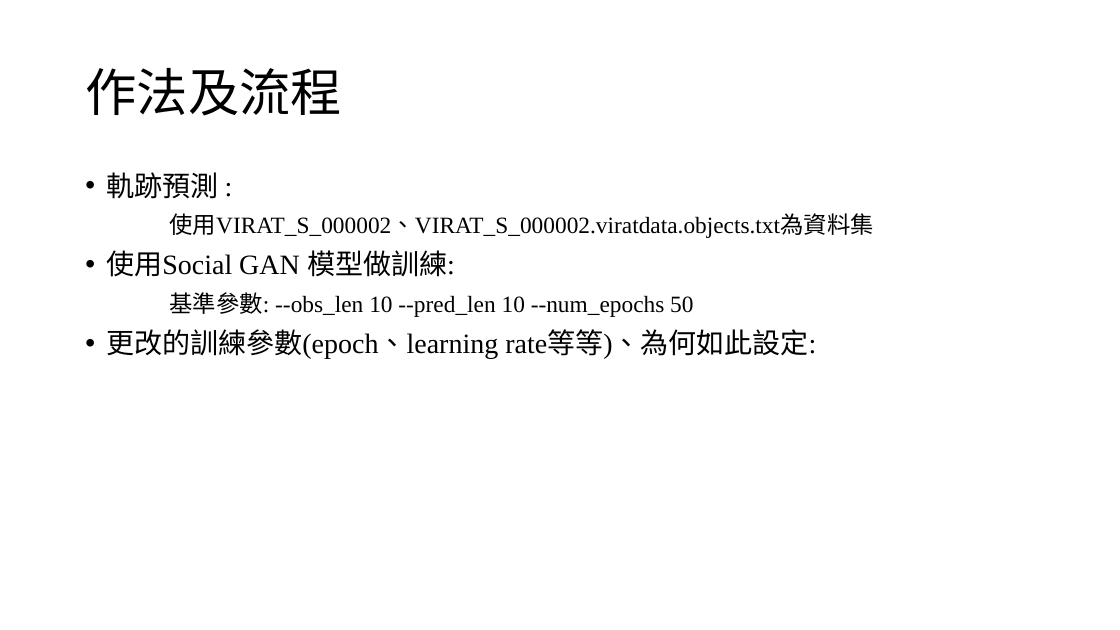
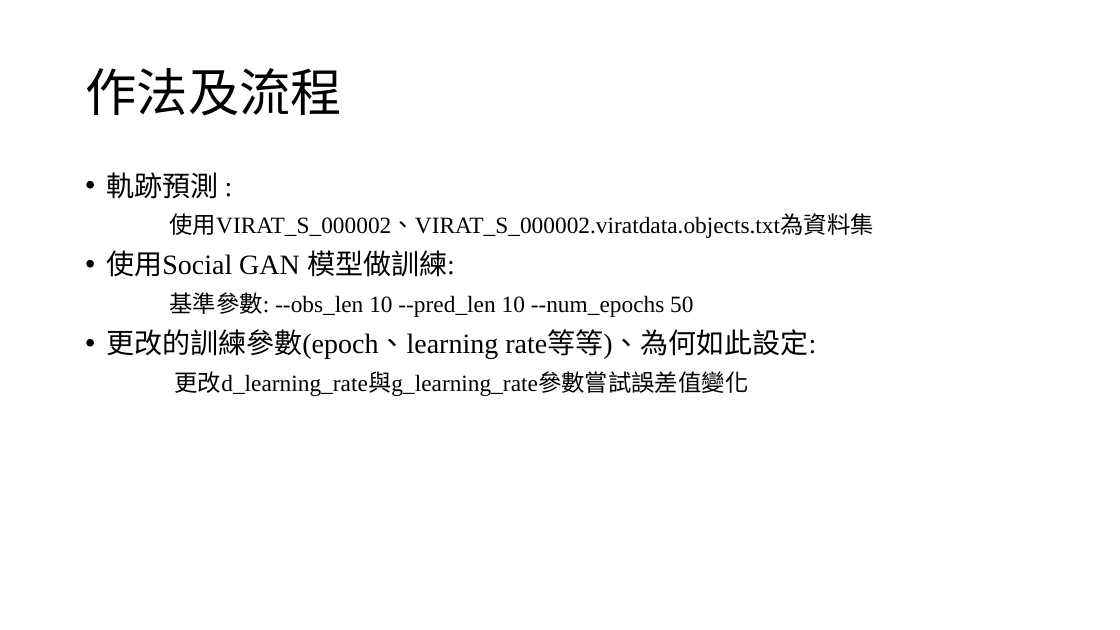
Before and after one commit to lohsuan/Multimedia-Tech, a slide deck: slide 2 of 期末專案_第三組_小組報告/期末專案_第三組_小組報告.pptx. Drawn at 1120x630 pixels with LibreOffice and Linux fonts; fonts in the diff are those of the drawing; background and template pictures are left out. Boxes give left, top, right and bottom in pixels: in the first picture for what was removed or moved away, otherwise in the second. Text is boxed around its words. In the diff, an @@ line names an element or a change of style, - is before the commit and + after.

Commit message:
ppt

```diff
--- a/期末專案_第三組_小組報告/期末專案_第三組_小組報告.pptx
+++ b/期末專案_第三組_小組報告/期末專案_第三組_小組報告.pptx
@@ text at [175, 371, 749, 396]: paragraph added @@
+更改d_learning_rate與g_learning_rate參數嘗試誤差值變化
```
Also in this commit, not shown: 1 other slide changed, 2 other files.
